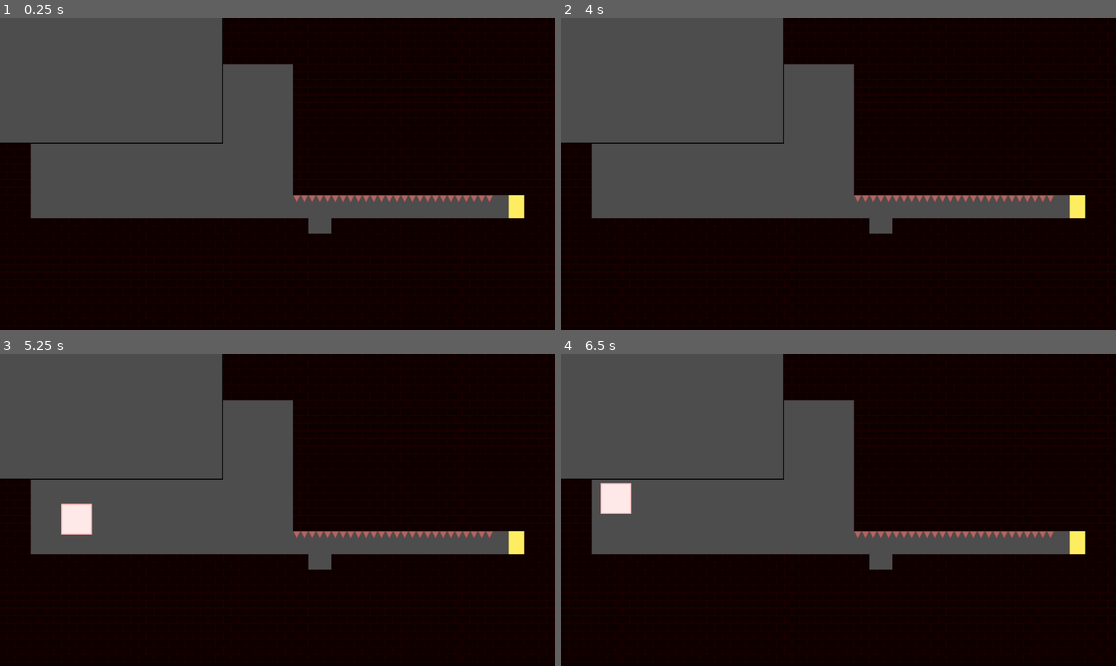
Above: before the commit, frames 1-4 (two rows, left to right).
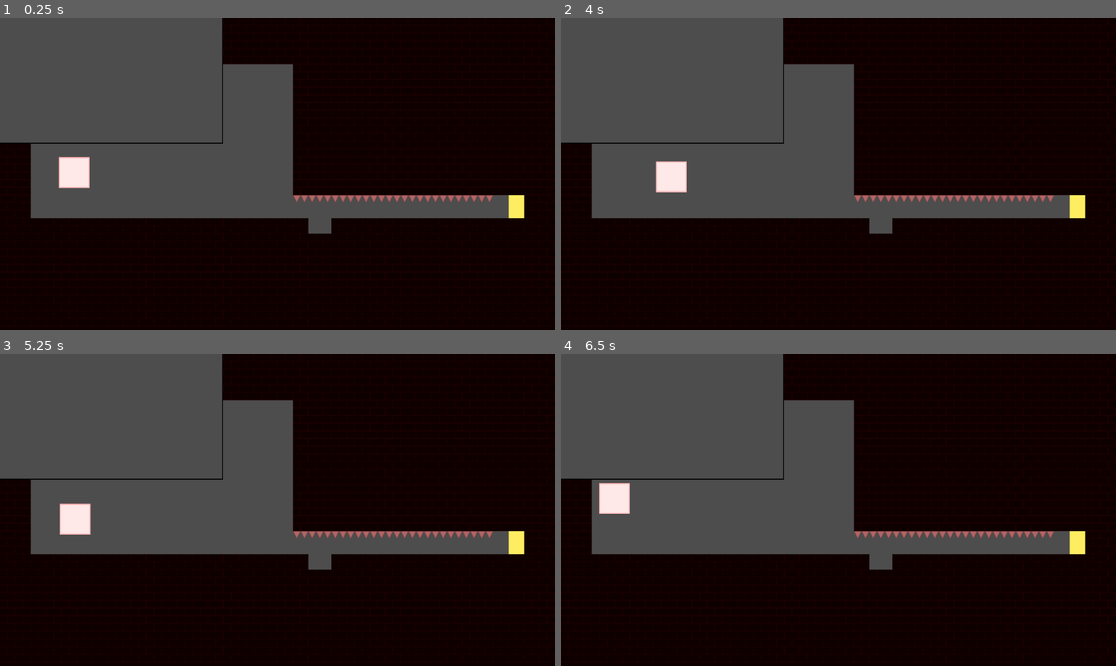
Above: after the commit, the same moments.

Repository: devramsean0/Counterspell2024
Game: Godot game, scene res://main.tscn
Two runs of this game, one before a commit and one after it. Both use one fixed random seed, a clock stepped at 60 frames per second and the inputs below.
Inputs:
- Up to frame 1 (0.25 s): no input
- Up to frame 2 (4 s): tap Enter (ui_accept) at 0.5, 0.77, 1.52, 3.02, 3.77 s; hold Right (ui_right) 0.53-2.03 s; hold Left (ui_left) 2.03-2.78 s; hold Right (ui_right) from 2.78 s (still down)
- Up to frame 3 (5.25 s): release Right (ui_right) at 4.28 s; hold Left (ui_left) 4.28-5.03 s; tap Enter (ui_accept) at 4.52 s; hold Right (ui_right) from 5.03 s (still down)
- Up to frame 4 (6.5 s): release Right (ui_right) at 5.78 s; hold Left (ui_left) from 5.78 s (still down); tap Enter (ui_accept) at 6.02 s

The runs differ from the first frame. In frame 1, 0.6% of the frame differs, in the area x 10-17%, y 44-55%; in frame 2, 0.6%; in frame 3, 0.1%; in frame 4, less than 0.1%.

Commit message:
collidable previous level

Diff:
--- a/levels/level_manager.tscn
+++ b/levels/level_manager.tscn
@@ -1,10 +1,13 @@
-[gd_scene load_steps=6 format=4 uid="uid://61lbqffdpkga"]
+[gd_scene load_steps=7 format=4 uid="uid://61lbqffdpkga"]
 
 [ext_resource type="Script" path="res://scripts/level_manager.gd" id="1_yped0"]
 [ext_resource type="PackedScene" uid="uid://k4dj0lwt3ita" path="res://components/WinTilemap.tscn" id="2_5kt16"]
 [ext_resource type="PackedScene" uid="uid://c4tcdnxybuvrw" path="res://components/DamageTilemap.tscn" id="3_3cfib"]
 [ext_resource type="PackedScene" uid="uid://c66efcfbwp71x" path="res://components/Tilemap.tscn" id="4_4brsj"]
 [ext_resource type="PackedScene" uid="uid://s2np6dmo6wx1" path="res://player.tscn" id="5_pmown"]
+
+[sub_resource type="RectangleShape2D" id="RectangleShape2D_abotp"]
+size = Vector2(462, 261)
 
 [node name="Level2" type="Node2D"]
 script = ExtResource("1_yped0")
@@ -18,3 +21,9 @@
 
 [node name="Player" parent="." instance=ExtResource("5_pmown")]
 position = Vector2(154, 153)
+
+[node name="StaticBody2D" type="StaticBody2D" parent="."]
+
+[node name="CollisionShape2D" type="CollisionShape2D" parent="StaticBody2D"]
+position = Vector2(231, 130.5)
+shape = SubResource("RectangleShape2D_abotp")
